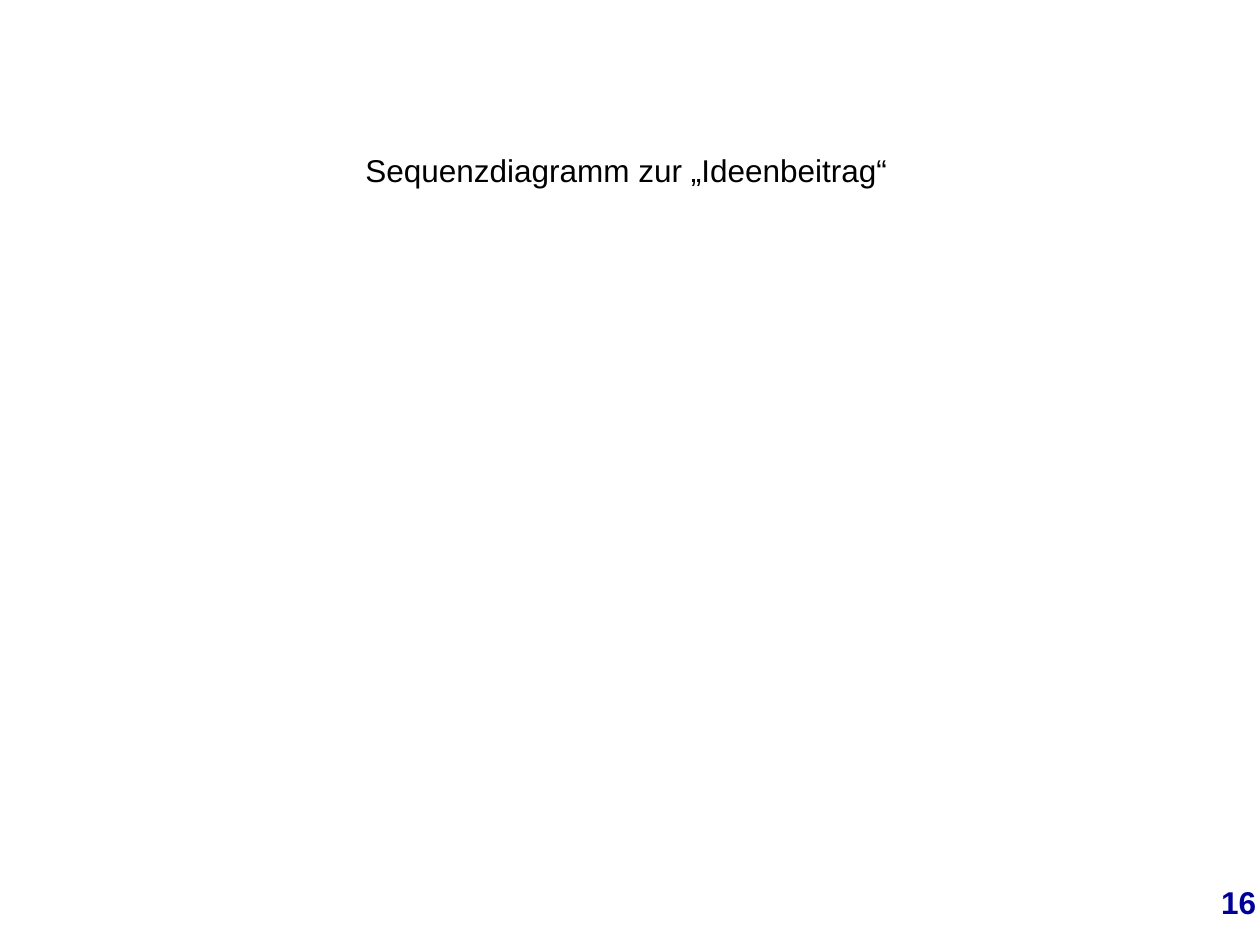
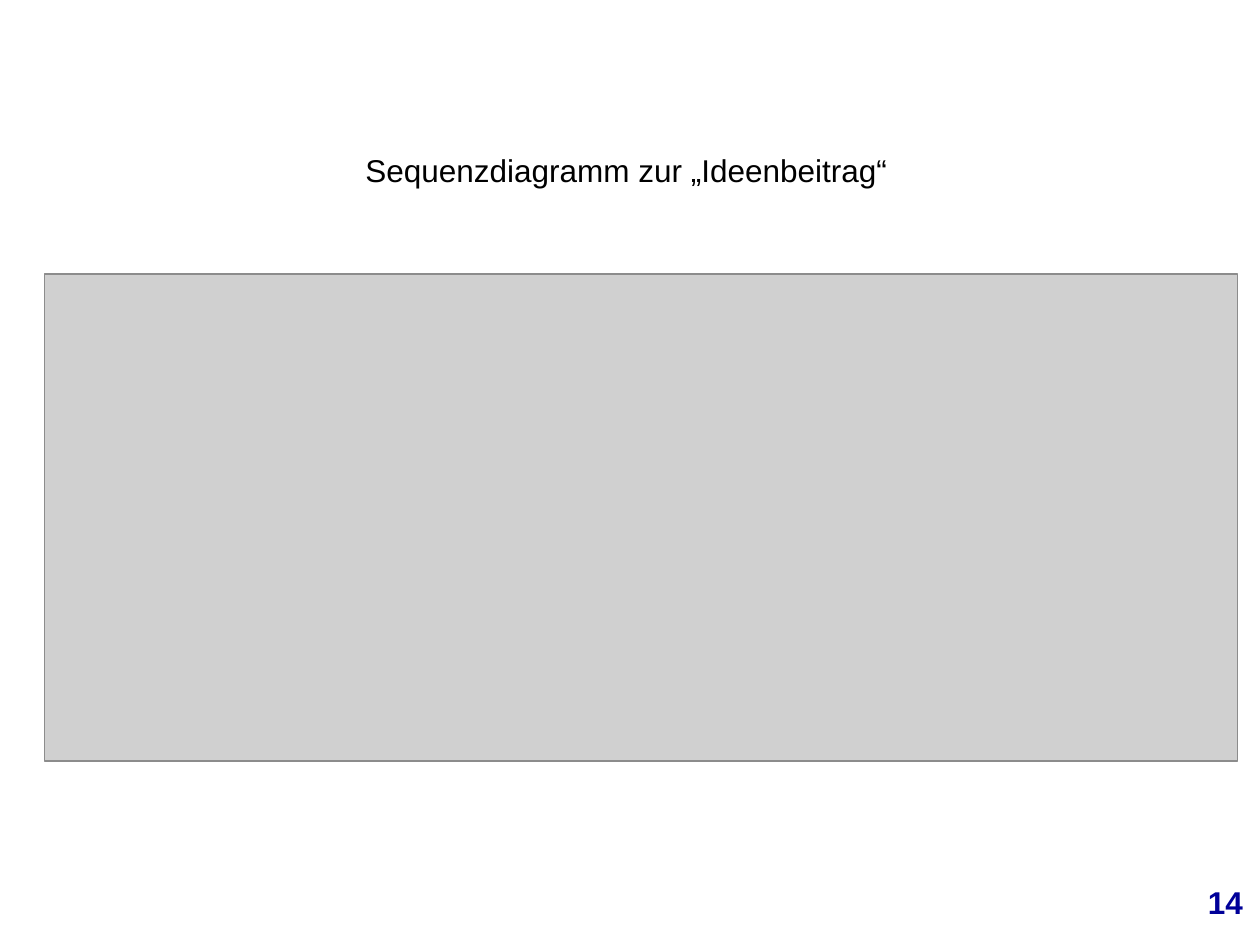
Before and after one commit to mjamaleddine/crowd-innovation, a slide deck: slide 15 of Meilenstein_5/Daten/meilenstein_5.ppt (slide 17 before the commit). Drawn at 1260x945 pixels with LibreOffice and Linux fonts; fonts in the diff are those of the drawing; grey boxes stand for pictures; background and template pictures are left out. Boxes give left, top, right and bottom in pixels: in the first picture for what was removed or moved away, otherwise in the second. Text is boxed around its words. In the diff, an @@ line names an element or a change of style, - is before the commit and + after.

```diff
--- a/Meilenstein_5/Daten/meilenstein_5.ppt
+++ b/Meilenstein_5/Daten/meilenstein_5.ppt
@@ picture added at box(44, 275, 1237, 761) @@
@@ text added at box(1208, 892, 1243, 914), 18 pt, text #000099, bold @@
+14
@@ text removed at box(1221, 892, 1256, 915) @@
-16
```
Also in this commit, not shown: 8 other slides changed, 3 slides removed, 9 other files.
